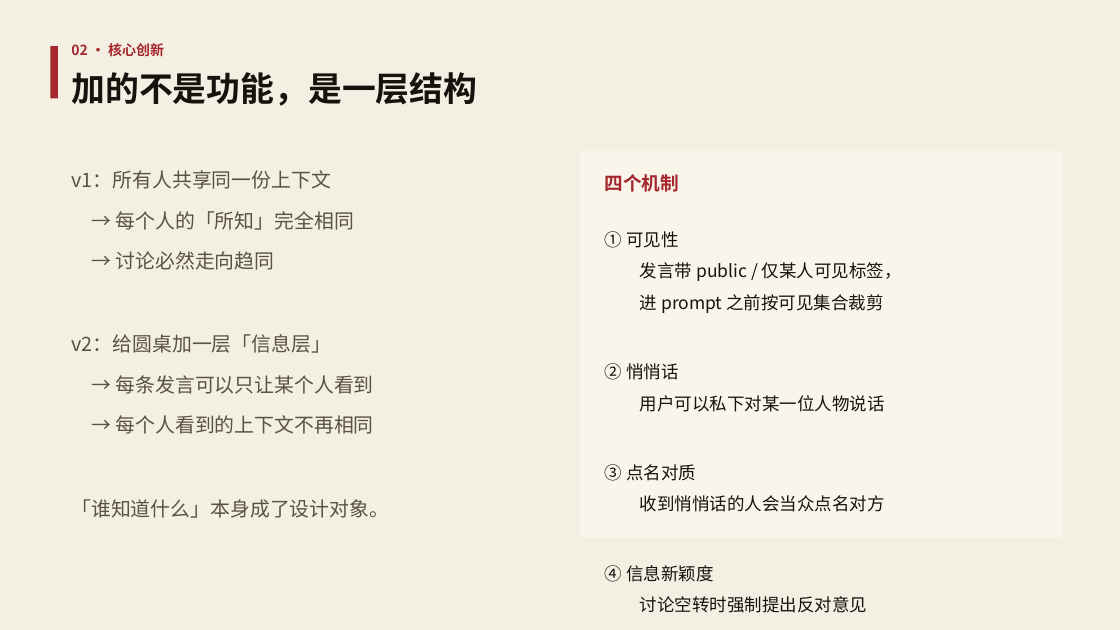
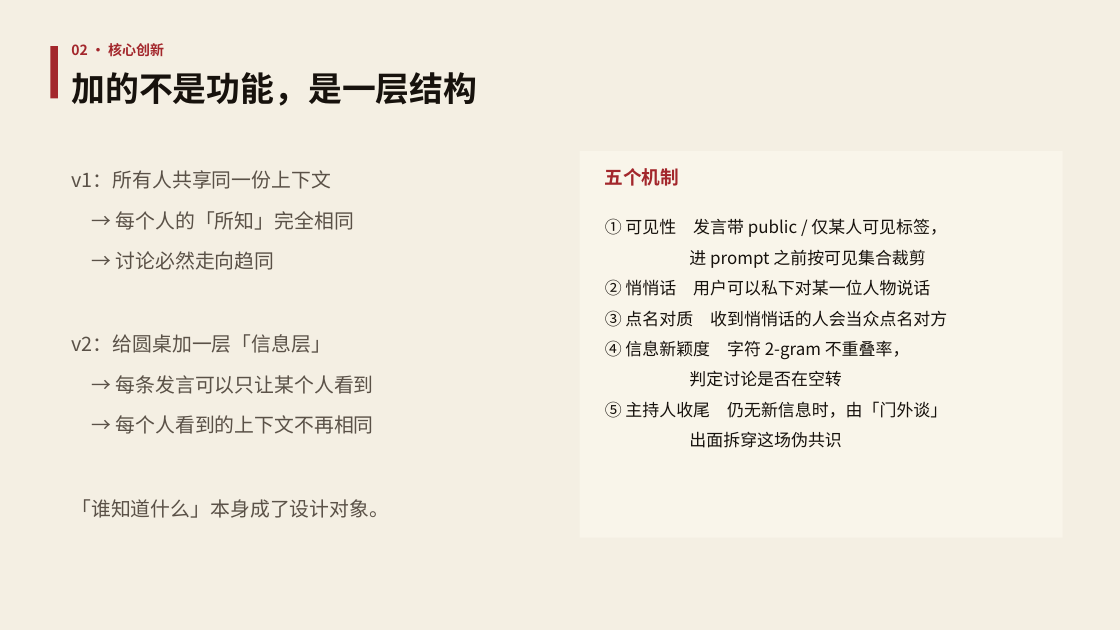
Before and after one commit to fsh114514/menwaitan, a slide deck: slide 3 of competition/答辩PPT.pptx. Drawn at 1120x630 pixels with LibreOffice and Linux fonts; fonts in the diff are those of the drawing. Boxes give left, top, right and bottom in pixels: in the first picture for what was removed or moved away, otherwise in the second. Text is boxed around its words. In the diff, an @@ line names an element or a change of style, - is before the commit and + after.

Commit message:
材料同步第五个机制：主持人收尾
- 作品介绍文档：机制由三个改为四个（可见性/悄悄话/点名对质/停滞判据+主持人收尾），
  补上量化判据与收尾逻辑的说明；实现状态更新到 969d97e
- 测试说明：新增 T8，如实记下「第一版提示词让主持人退化成复读机」的失败与改进
- 截图：第 3 张换成「主持人收尾-拆穿伪共识」（原「辩论室空席」信息量最低，被替掉）
- 答辩 PPT：第 3 页改为五个机制；第 5 页补主持人收尾；第 6 页对比加「要么当面对质，要么被当面拆穿」
- 两份 PDF 与 competition/README.md 同步重新生成

```diff
--- a/competition/答辩PPT.pptx
+++ b/competition/答辩PPT.pptx
@@ text at (605,168,679,186): text changed @@
-四个机制
+五个机制
@@ text "① 可见性 发言带 public / ...": place and size @@
-text "① 可见性 发言带 public / ..." at (605,231,902,613)
+text "① 可见性 发言带 public / ..." at (605,218,947,448)
@@ text at (605,218,946,237): text changed; size 15 to 14.5 pt @@
-① 可见性
-发言带 public / 仅某人可见标签，
+① 可见性 发言带 public / 仅某人可见标签，
@@ text at (689,249,925,268): size 15 to 14.5 pt in "进 prompt 之前按可见集合裁剪" @@
@@ text at (605,279,947,448): text changed; size 15 to 14.5 pt @@
-② 悄悄话
-用户可以私下对某一位人物说话
-③ 点名对质
-收到悄悄话的人会当众点名对方
-④ 信息新颖度
-讨论空转时强制提出反对意见
+② 悄悄话 用户可以私下对某一位人物说话
+③ 点名对质 收到悄悄话的人会当众点名对方
+④ 信息新颖度 字符 2-gram 不重叠率，
+判定讨论是否在空转
+⑤ 主持人收尾 仍无新信息时，由「门外谈」
+出面拆穿这场伪共识
```
Also in this commit, not shown: 2 other slides changed, 12 other files.
